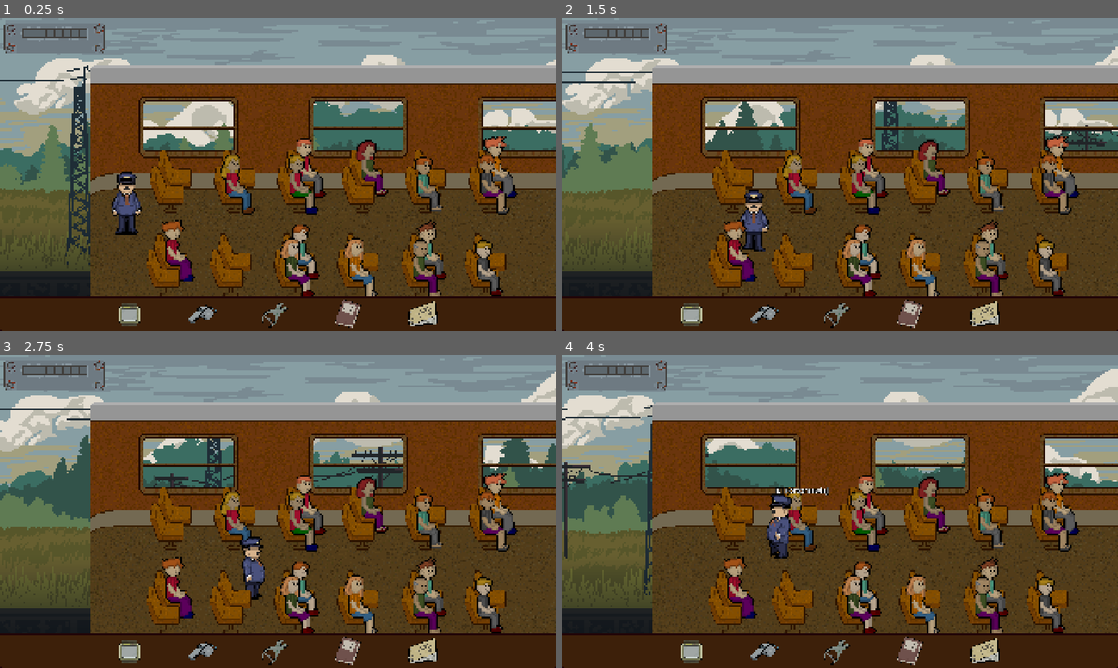
Above: before the commit, frames 1-4 (two rows, left to right).
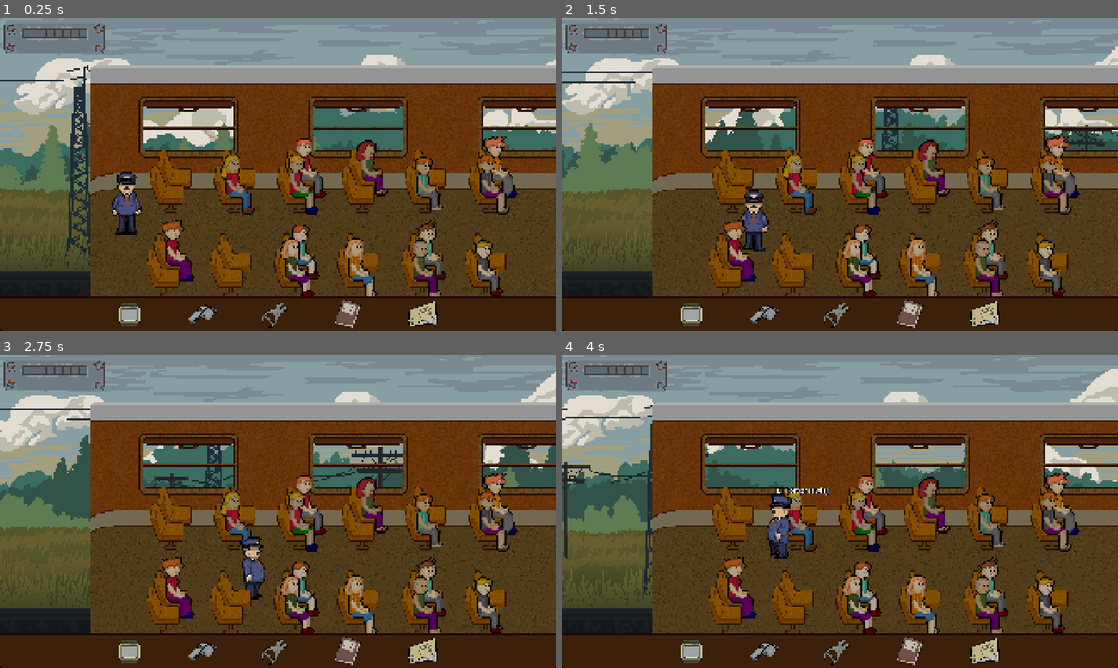
Above: after the commit, the same moments.

Repository: W00jo/bilet-na-wschod
Game: Godot game, scene res://Scenes/game.tscn
The game is run twice, just before and just after one commit, with the same random seed, the same clock (stepped at 60 frames per second) and the same inputs.
Inputs (mouse positions are in pixels of both pictures, inside the frame that each line leads up to):
- Up to frame 1 (0.25 s): no input
- Up to frame 2 (1.5 s): move the mouse to (962, 158) at 0.52 s; hold D (Right) 0.53-1.28 s; tap E (Dialogue) at 0.6 s; click (962, 158) at 0.67 s; move the mouse to (728, 190) at 1.27 s; hold S (Down) from 1.28 s (still down); click (728, 190) at 1.35 s
- Up to frame 3 (2.75 s): move the mouse to (333, 442) at 2.02 s; release S (Down) at 2.03 s; hold D (Right) from 2.03 s (still down); tap Q (Magnify) at 2.1 s
- Up to frame 4 (4 s): move the mouse to (812, 574) at 2.77 s; release D (Right) at 2.78 s; hold W (Up) 2.78-3.53 s; tap E (Dialogue) at 2.85 s; click (812, 574) at 2.92 s; move the mouse to (1006, 558) at 3.52 s; press the mouse at (1006, 558) at 3.53 s; hold A (Left) from 3.53 s (still down)

The runs differ from the first frame. In frame 1, 1.1% of the frame differs, in the area x 25-100%, y 26-30%; in frame 2, 1.1%; in frame 3, 1.1%; in frame 4, 1.1%.

Commit message:
roller_blinds_wagon_tilset_added

Diff:
--- a/Scenes/game.tscn
+++ b/Scenes/game.tscn
@@ -11,8 +11,8 @@
 [ext_resource type="Texture2D" uid="uid://bp46xr7w38ybf" path="res://Assets/Sprites/UIElements/stress_bar_over.png" id="7_rfjv2"]
 [ext_resource type="Texture2D" uid="uid://di7qdb2j2bdsg" path="res://Assets/Sprites/UIElements/stress_bar_progress.png" id="8_1phco"]
 [ext_resource type="Texture2D" uid="uid://b5uk131mh71kd" path="res://Assets/Sprites/UIElements/splash_screen.png" id="8_ldgsr"]
-[ext_resource type="AudioStream" uid="uid://egsp032xt05" path="res://Assets/SFX/choochoo_spedup.mp3" id="9_o5yvi"]
-[ext_resource type="AudioStream" uid="uid://bqu26xf2shj07" path="res://Assets/Music/gameplay_theme_loop.mp3" id="13_1phco"]
+[ext_resource type="AudioStream" uid="uid://egsp032xt05" path="res://Assets/SFX/Choochoo_spedup.mp3" id="9_o5yvi"]
+[ext_resource type="AudioStream" uid="uid://cf60abyas3yld" path="res://Assets/Music/gameplay_theme_loop.mp3" id="13_1phco"]
 [ext_resource type="AudioStream" uid="uid://dcifhel6t56du" path="res://Assets/Music/main_menu_disco_polo_loop.mp3" id="13_rfjv2"]
 
 [sub_resource type="Animation" id="Animation_wowpa"]
Not shown, changed: Assets/SFX/Choochoo_spedup.mp3.import
Binary file changed: Assets/Sprites/wagon_tileset.png
Not shown: 1 places in Scenes/id_card.tscn that only renumber resources
Not shown: 1 places in Scenes/ticket.tscn that only renumber resources
